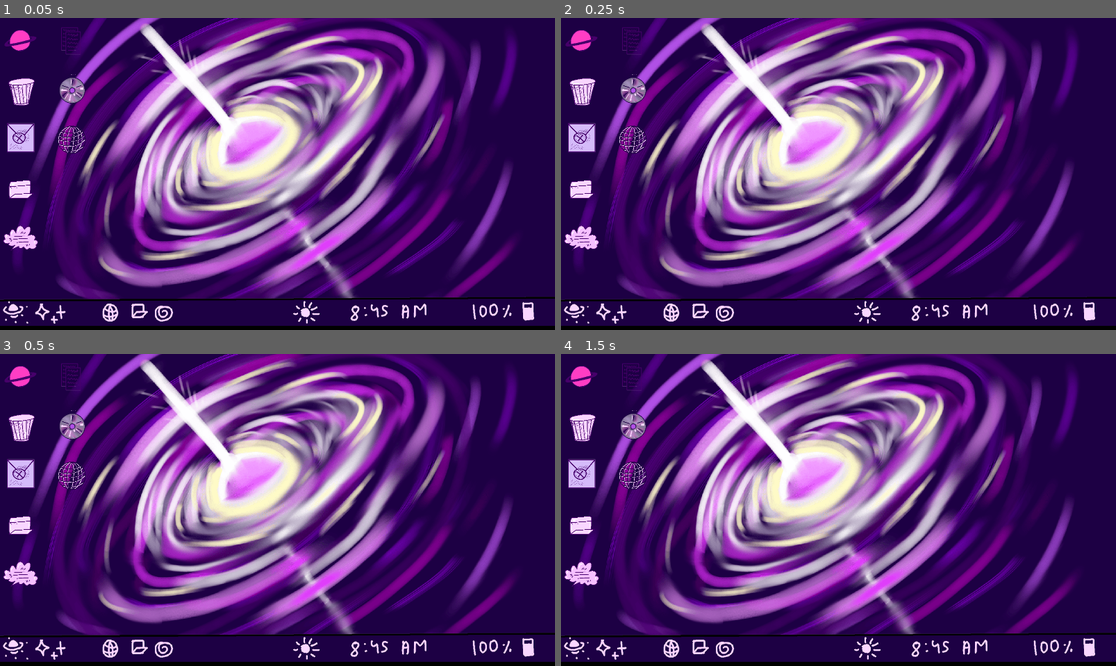
Above: before the commit, frames 1-4 (two rows, left to right).
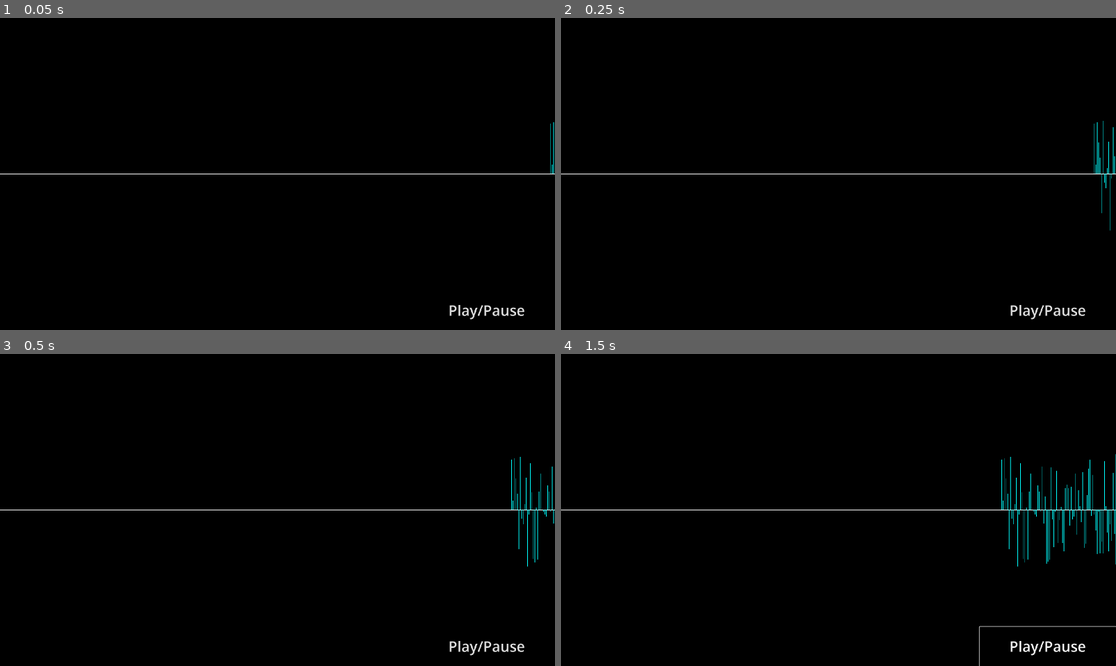
Above: after the commit, the same moments.

Repository: NebulaDev09/redacted
Game: Godot game, scene res://scenes/minigames/spectrograph/spectrograph.tscn
Same seed, same stepped clock (60 frames per second), same inputs: the game is played once before the commit and once after it. Before the commit the project starts from res://scenes/player.tscn.
Inputs (mouse positions are in pixels of both pictures, inside the frame that each line leads up to):
- Up to frame 1 (0.05 s): no input
- Up to frame 2 (0.25 s): no input
- Up to frame 3 (0.5 s): no input
- Up to frame 4 (1.5 s): click (583, 428) at 0.52 s; click (1049, 647) at 1.25 s, where only the run after the commit has a clickable "Play/Pause"

The runs differ from the first frame. In frame 1, 98% of the frame differs, in the area x 0-100%, y 0-99%; in frame 2, 98%; in frame 3, 98%; in frame 4, 98%, in the area x 0-100%, y 0-100%.

Commit message:
added a spectrogram mini game, not complete yet, I need to add some way to select the specific anomaly

Diff:
--- a/project.godot
+++ b/project.godot
@@ -11,7 +11,7 @@
 [application]
 
 config/name="REDACTED"
-run/main_scene="uid://bdfen37ychc4x"
+run/main_scene="uid://dgu12yarojlx4"
 config/features=PackedStringArray("4.4", "Forward Plus")
 config/icon="res://icon.svg"
 run/custom_image="uid://3003jggflyso"
--- /dev/null
+++ b/scenes/minigames/spectrograph/spectrograph.tscn
@@ -0,0 +1,35 @@
+[gd_scene load_steps=2 format=3 uid="uid://dgu12yarojlx4"]
+
+[ext_resource type="Script" uid="uid://byghe62052wea" path="res://scripts/spectrograph.gd" id="1_ql5yt"]
+
+[node name="Control" type="Control"]
+layout_mode = 3
+anchors_preset = 15
+anchor_right = 1.0
+anchor_bottom = 1.0
+grow_horizontal = 2
+grow_vertical = 2
+script = ExtResource("1_ql5yt")
+
+[node name="Button" type="Button" parent="."]
+layout_mode = 0
+offset_left = 1448.0
+offset_top = 944.0
+offset_right = 1920.0
+offset_bottom = 1080.0
+theme_override_font_sizes/font_size = 50
+text = "Play/Pause"
+flat = true
+
+[node name="successiveAbnormality" type="Timer" parent="."]
+wait_time = 5.0
+one_shot = true
+
+[node name="abnormality" type="Timer" parent="."]
+wait_time = 0.5
+one_shot = true
+autostart = true
+
+[connection signal="pressed" from="Button" to="." method="_on_button_pressed"]
+[connection signal="timeout" from="successiveAbnormality" to="." method="_on_successive_abnormality_timeout"]
+[connection signal="timeout" from="abnormality" to="." method="_on_abnormality_timeout"]
--- /dev/null
+++ b/scripts/spectrograph.gd
@@ -0,0 +1,54 @@
+extends Control
+
+var lines = []
+var line_spacing = 10
+
+var speed = 5
+var pause = false
+
+var window = Vector2(1920, 1080)
+var new_y
+
+var is_abnormality = false
+
+func _process(_delta: float) -> void:
+	if not is_abnormality:
+		new_y = window.y/2 + randf_range(-200, 200)
+		lines.append({"x": window.x, "y": new_y})
+	else:
+		var direction = randf_range(-1, 1)
+		new_y = window.y/ 2 + randf_range(0, 75) * direction
+		lines.append({"x": window.x, "y": new_y})
+
+	for line in lines:
+		line["x"] -= speed
+
+	lines = lines.filter(func(l): return l["x"] >= 0)
+
+	queue_redraw()
+
+func _draw():
+	draw_line(Vector2(0, window.y/2), Vector2(window.x, window.y/2), Color.WHITE, 4)
+
+	for line in lines:
+		draw_line(Vector2(line["x"], window.y/2), Vector2(line["x"], line["y"]), Color.CYAN, 2)
+
+
+func _on_button_pressed() -> void:
+	pause = !pause
+	if pause:
+		speed = 0
+
+	else:
+		speed = 5
+
+
+
+func _on_successive_abnormality_timeout() -> void:
+	is_abnormality = true
+	$abnormality.start()
+
+
+func _on_abnormality_timeout() -> void:
+	is_abnormality = false
+	$successiveAbnormality.start()
Not shown, added: scripts/spectrograph.gd.uid
